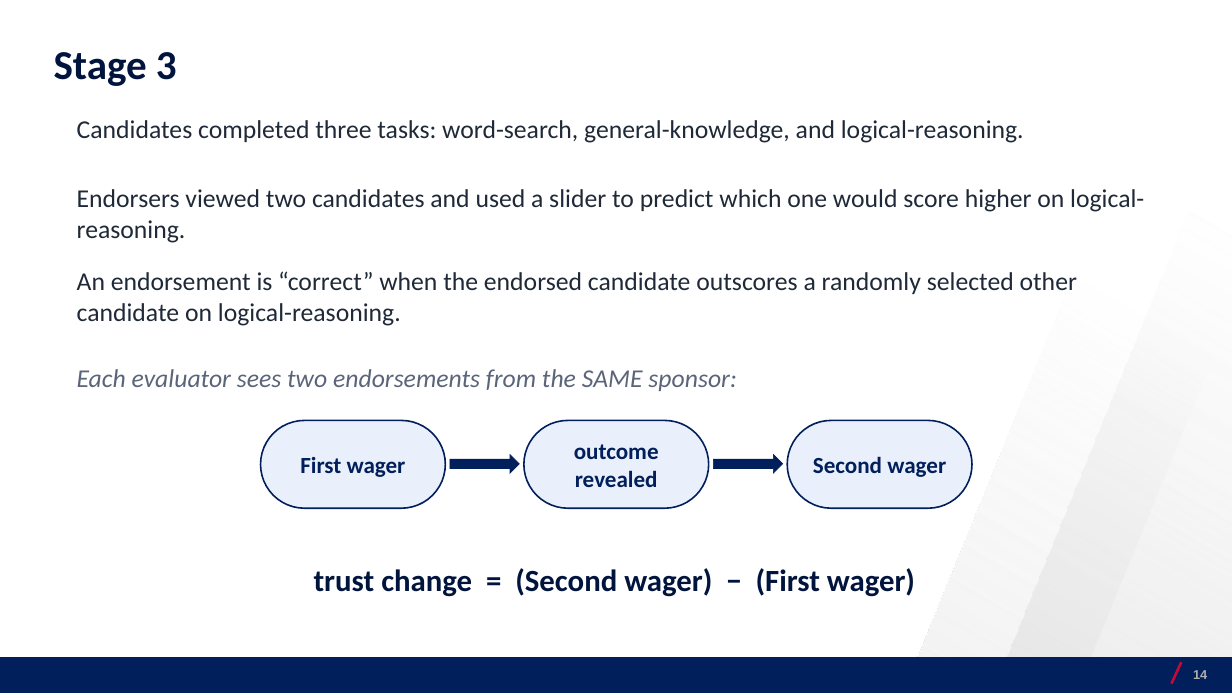
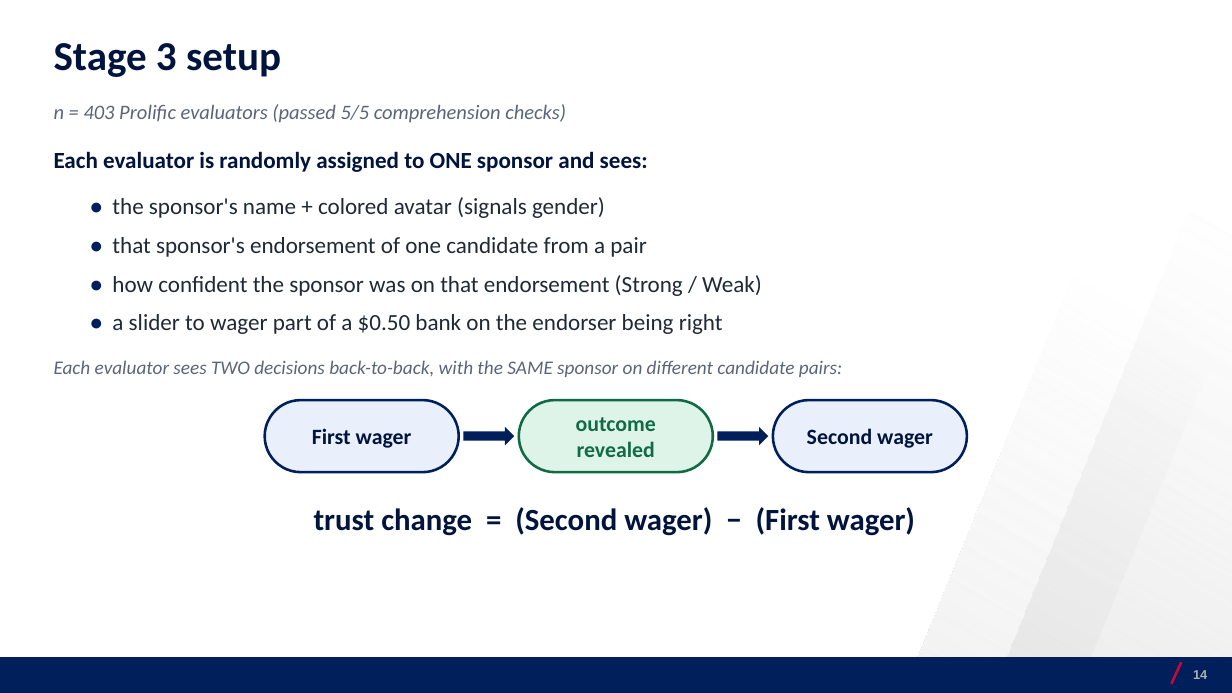
Before and after one commit to josecerv/sponsorship-network, a slide deck: slide 14 of docs/UChicago-0410.pptx. Drawn at 1232x693 pixels with LibreOffice and Linux fonts; fonts in the diff are those of the drawing; background and template pictures are left out. Boxes give left, top, right and bottom in pixels: in the first picture for what was removed or moved away, otherwise in the second. Text is boxed around its words. In the diff, an @@ line names an element or a change of style, - is before the commit and + after.

```diff
--- a/docs/UChicago-0410.pptx
+++ b/docs/UChicago-0410.pptx
@@ text at (x1=54, y1=43, x2=281, y2=77): text changed @@
-Stage 3
+Stage 3 setup
@@ text at (x1=54, y1=104, x2=566, y2=123): text changed; size 20 to 16 pt; text colour #1F2937 to #5B657A; italic on @@
-Candidates completed three tasks: word-search, general-knowledge, and logical-reasoning.
+n = 403 Prolific evaluators (passed 5/5 comprehension checks)
@@ text at (x1=54, y1=151, x2=648, y2=172): text changed; size 20 to 18 pt; text colour #1F2937 to #00143D; bold on @@
-Endorsers viewed two candidates and used a slider to predict which one would score higher on logical-reasoning.
+Each evaluator is randomly assigned to ONE sponsor and sees:
@@ text at (x1=112, y1=197, x2=605, y2=218): text changed; size 20 to 18 pt @@
-An endorsement is “correct” when the endorsed candidate outscores a randomly selected other candidate on logical-reasoning.
+• the sponsor's name + colored avatar (signals gender)
@@ text added at (x1=112, y1=237, x2=646, y2=257), 18 pt, text #1F2937 @@
+• that sponsor's endorsement of one candidate from a pair
@@ text added at (x1=112, y1=275, x2=762, y2=296), 18 pt, text #1F2937 @@
+• how confident the sponsor was on that endorsement (Strong / Weak)
@@ text added at (x1=112, y1=314, x2=723, y2=334), 18 pt, text #1F2937 @@
+• a slider to wager part of a $0.50 bank on the endorser being right
@@ text at (x1=54, y1=360, x2=842, y2=377): text changed; size 20 to 15 pt @@
-Each evaluator sees two endorsements from the SAME sponsor:
+Each evaluator sees TWO decisions back-to-back, with the SAME sponsor on different candidate pairs:
@@ rounded rectangle "First wager" resized from (x1=261, y1=421, x2=445, y2=508) to (x1=265, y1=400, x2=459, y2=472) @@
@@ rounded rectangle "First wager" at (x1=265, y1=400, x2=459, y2=472): size 18 to 17 pt, text colour #011F5B to #00143D; outline #011F5B 1.25 pt to #011F5B 2 pt @@
@@ rounded rectangle "outcome revealed" resized from (x1=524, y1=421, x2=709, y2=508) to (x1=519, y1=400, x2=714, y2=472) @@
@@ rounded rectangle "outcome revealed" at (x1=519, y1=400, x2=714, y2=472): size 18 to 17 pt, text colour #011F5B to #116B45; fill #EAF0FB to #DFF4E8; outline #011F5B 1.25 pt to #106B45 2 pt @@
@@ rounded rectangle "Second wager" at (x1=774, y1=400, x2=968, y2=472): size 18 to 17 pt, text colour #011F5B to #00143D; outline #011F5B 1.25 pt to #011F5B 2 pt @@
@@ rounded rectangle "Second wager" resized from (x1=787, y1=421, x2=972, y2=508) to (x1=774, y1=400, x2=968, y2=472) @@
@@ right arrow resized from (x1=450, y1=455, x2=519, y2=473) to (x1=463, y1=427, x2=514, y2=445) @@
@@ right arrow at (x1=463, y1=427, x2=514, y2=445): outline #011F5B 0.5 pt to none @@
@@ right arrow at (x1=717, y1=427, x2=768, y2=445): outline #011F5B 0.5 pt to none @@
@@ right arrow resized from (x1=714, y1=455, x2=783, y2=473) to (x1=717, y1=427, x2=768, y2=445) @@
@@ text "trust change = (Second wager) ..." moved from (x1=314, y1=568, x2=915, y2=597) to (x1=314, y1=507, x2=915, y2=536) @@
```
Also in this commit, not shown: 5 other slides changed, 1 other file.
